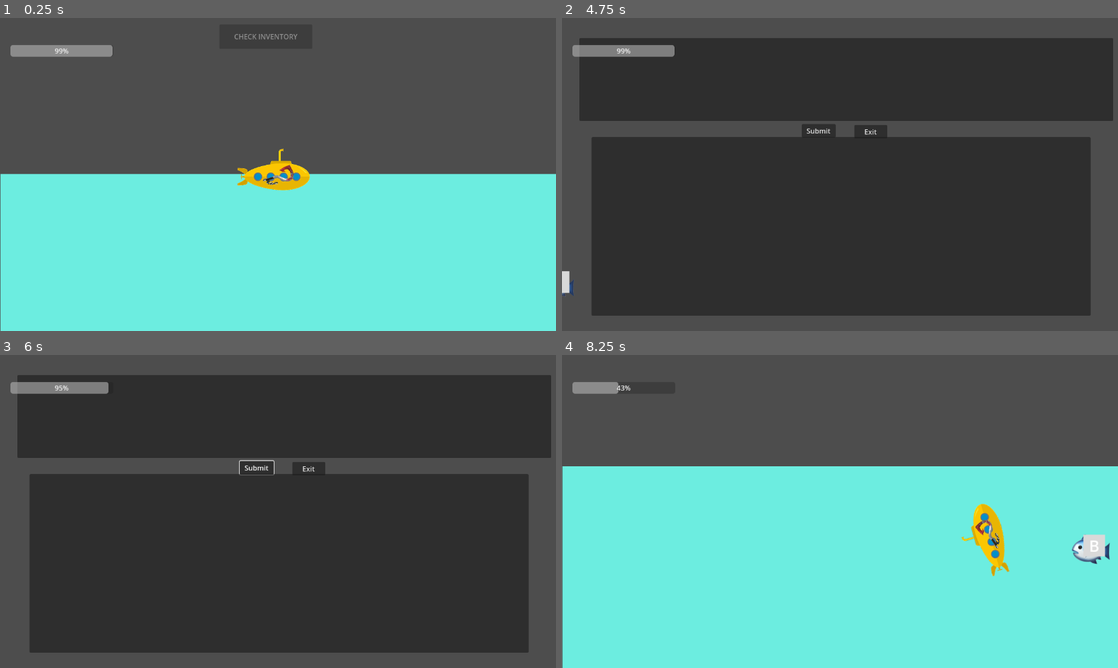
Above: before the commit, frames 1-4 (two rows, left to right).
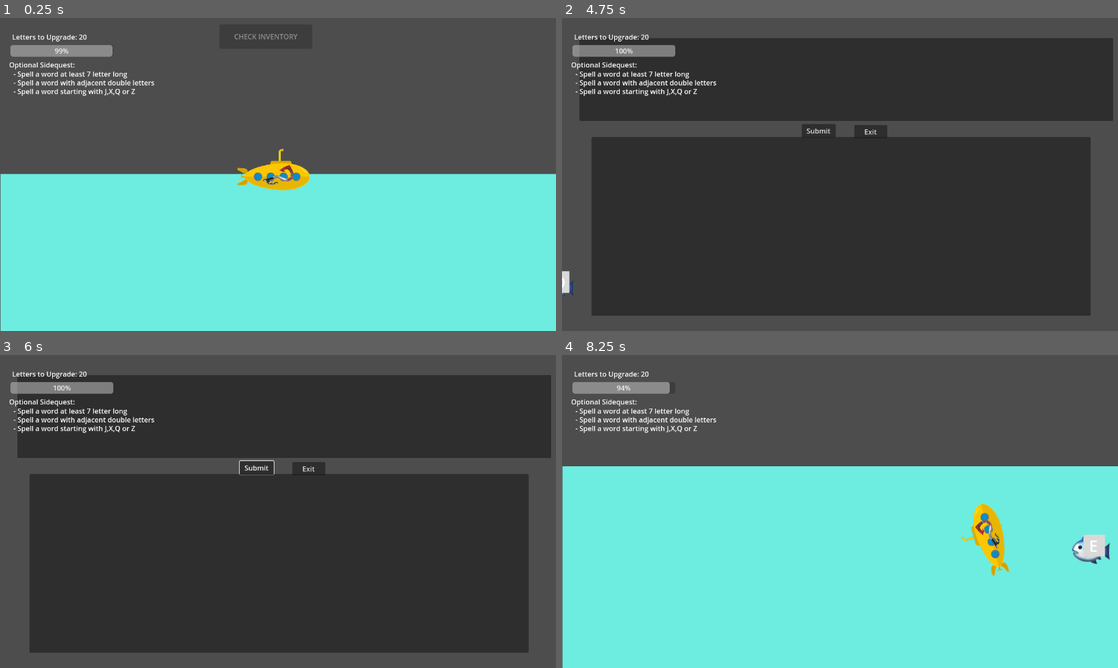
Above: after the commit, the same moments.

Repository: fruttz/GMTK-2026
Game: Godot game, scene res://Scenes/dive_screen.tscn
Same seed, same stepped clock (60 frames per second), same inputs: the game is played once before the commit and once after it.
Inputs (mouse positions are in pixels of both pictures, inside the frame that each line leads up to):
- Up to frame 1 (0.25 s): no input
- Up to frame 2 (4.75 s): tap Enter at 0.5 s; move the mouse to (962, 158) at 0.52 s; hold D (move_right) 0.53-1.25 s; hold Tab (spelling_game) 0.53-1.25 s; click (962, 158) at 0.67 s; drag from (728, 190) to (873, 174) at 1.27 s; move the mouse to (895, 105) at 2.02 s; hold D (move_right) 2.03-2.75 s; hold Left (rotate_minus) 2.03-2.75 s; tap Tab (spelling_game) at 2.3 s; drag from (812, 237) to (945, 174) at 2.77 s; move the mouse to (1006, 221) at 3.52 s; hold A (move_left) 3.53-4.25 s; hold Tab (spelling_game) 3.53-4.25 s; tap Y (suicide_key) at 4.15 s; click "CHECK INVENTORY" at 4.25 s
- Up to frame 3 (6 s): click "Submit" at 5 s; drag from (111, 464) to (283, 417) at 5.77 s
- Up to frame 4 (8.25 s): tap Space (launch_harpoon) at 6.5 s; move the mouse to (867, 511) at 6.52 s; hold S (move_down) 6.53-7.25 s; hold Tab (spelling_game) 6.53-7.25 s; click (867, 511) at 6.67 s; drag from (756, 433) to (984, 533) at 7.27 s; move the mouse to (962, 495) at 8.02 s; hold U (upgrade_key) from 8.03 s (still down); hold Left (rotate_minus) from 8.03 s (still down)

The runs differ from the first frame. In frame 1, 0.8% of the frame differs, in the area x 1-28%, y 5-25%; in frame 2, 0.9%; in frame 3, 0.9%; in frame 4, 1.2%, in the area x 1-97%, y 5-63%.

Commit message:
added progress for updgrades and missions

Diff:
--- a/dictionautica/Scenes/Inventory.tscn
+++ b/dictionautica/Scenes/Inventory.tscn
@@ -17,14 +17,14 @@
 offset_bottom = 247.0
 text = "Exit"
 
-[node name="Letter_Panel" type="Panel" parent="."]
-offset_left = 2.0
-offset_top = 245.0
-offset_right = 1151.0
-offset_bottom = 656.0
-
 [node name="Letter_Container" type="Node2D" parent="."]
 position = Vector2(0, 1)
 script = ExtResource("3_4v8qb")
 
+[node name="Letter_Panel" type="Panel" parent="Letter_Container"]
+offset_left = 2.0
+offset_top = 244.0
+offset_right = 1151.0
+offset_bottom = 655.0
+
 [connection signal="button_down" from="Exit" to="." method="_on_exit_button_down"]
--- a/dictionautica/Scenes/dive_screen.gd
+++ b/dictionautica/Scenes/dive_screen.gd
@@ -8,6 +8,9 @@
 var oxygen: float = 30
 var oxygen_max: float = 30
 var oxygen_increment: int = 30
+var upgrade_increment = 0
+var score = 20
+var offset_score = 0
 
 var letter_array : Array[String] = []
 var type_array : Array[int] = []
@@ -23,10 +26,32 @@
 
 signal oxygen_refilled
 
+func _ready() -> void:
+	$Inventory.connect("mission1_upgrade", Callable(self, "mission1_upgrade"))
+	$Inventory.connect("mission2_upgrade", Callable(self, "mission2_upgrade"))
+	$Inventory.connect("mission3_upgrade", Callable(self, "mission3_upgrade"))
+
 #remove keynya di build final, these are debug buttons
 func _unhandled_input(event: InputEvent) -> void:
 	if event.is_action_pressed("upgrade_key"):
-		main_upgrade()
+		if score == 0:
+			main_upgrade()
+			upgrade_increment += 1
+			if upgrade_increment == 1:
+				score = 40 - offset_score
+				$UILayer/Score.text = "Letters to Upgrade: " + str(score)
+			elif upgrade_increment == 2:
+				score = 60 - offset_score
+				$UILayer/Score.text = "Letters to Upgrade: " + str(score)
+			elif upgrade_increment == 3:
+				score = 80 - offset_score
+				$UILayer/Score.text = "Letters to Victory: " + str(score)
+			elif upgrade_increment == 4:
+				upgrade_increment = 0
+				score = 20
+				$UILayer/Score.text = "Letters to Upgrade: " + str(score)
+			offset_score = 0
+			oxygen = oxygen_max
 	if event.is_action_pressed("suicide_key"):
 		submarine_died()
 	if event.is_action_pressed("suffocate_key"):
@@ -34,8 +59,7 @@
 
 func submarine_died():
 #Reset Inventory dan respawn submarinenya
-	var letter_array  = []
-	var type_array = []
+	letter_array.clear()
 	$Submarine.die()
 	print("you dieded")
 #note to self: kasih juice lah biar mati kerasa kaya mati
@@ -47,6 +71,7 @@
 	if oxygen_tier < 3:
 		oxygen_tier += 1
 		oxygen_max += oxygen_increment
+
 
 func _physics_process(delta: float) -> void:
 	#Horizontal Sub Capping
@@ -72,7 +97,7 @@
 		$Submarine/Camera2D.position.y = 0
 
 	#Oxygen Depletion
-	if not surfacing:
+	if not surfacing and $Inventory.visible == false:
 		oxygen-=delta
 	if oxygen < 0:
 		submarine_died()
@@ -112,16 +137,25 @@
 	else:
 		$Inventory_Button.disabled = true
 
+	if score <= 0 and upgrade_increment < 3:
+		score = 0
+		$UILayer/Score.text = "Press 'U' to Upgrade!"
+	elif score <= 0 and upgrade_increment >= 3:
+		score = 0
+		$UILayer/Score.text = "Press 'U' to Win!"
+
 func  _input(event: InputEvent) -> void:
 	if event.is_action_pressed("spelling_game"):
 		if $Inventory.visible == true:
 			$Inventory.visible = false
 			$Submarine/Camera2D.make_current()
+			oxygen = oxygen_max
 		elif surfacing:
 			$Inventory.visible = true
 			$Inventory/Camera2D.make_current()
 			$Inventory.setup(letter_array)
 			letter_array.clear()
+
 
 func store(fish):
 	#function untuk nyetor data ikan
@@ -129,6 +163,21 @@
 	type_array.append(fish.type)
 	fish_array.erase(fish)
 	fish.queue_free()
+
+func mission1_upgrade():
+	print("mission1 upgrade")
+	$Submarine.speed_tier += 1
+	$UILayer/Mission/Mission1.text = "- [s]Spell a word at least 7 letter long[/s]"
+
+func mission2_upgrade():
+	print("mission2 upgrade")
+	$Submarine.omega_speed_tier += 1
+	$UILayer/Mission/Mission2.text = "- [s]Spell a word with adjacent double letters[/s]"
+
+func mission3_upgrade():
+	print("mission3 upgrade")
+	$Submarine.arm_range_tier += 1
+	$UILayer/Mission/Mission3.text = "- [s]Spell a word starting with J,X,Q or Z[/s]"
 
 func ready():
 	spawn($Spawner1, 1)
--- a/dictionautica/Scenes/dive_screen.tscn
+++ b/dictionautica/Scenes/dive_screen.tscn
@@ -61,6 +61,49 @@
 offset_bottom = -211.0
 metadata/_edit_use_anchors_ = true
 
+[node name="Score" type="RichTextLabel" parent="UILayer"]
+offset_left = 28.0
+offset_top = -268.0
+offset_right = 222.0
+offset_bottom = -241.0
+text = "Letters to Upgrade: 20"
+
+[node name="Mission" type="RichTextLabel" parent="UILayer"]
+offset_left = 21.0
+offset_top = -204.0
+offset_right = 597.0
+offset_bottom = -93.0
+bbcode_enabled = true
+text = "Optional Sidequest:
+"
+
+[node name="Mission1" type="RichTextLabel" parent="UILayer/Mission"]
+layout_mode = 0
+offset_left = 10.0
+offset_top = 21.0
+offset_right = 294.0
+offset_bottom = 50.0
+bbcode_enabled = true
+text = "- Spell a word at least 7 letter long"
+
+[node name="Mission2" type="RichTextLabel" parent="UILayer/Mission"]
+layout_mode = 0
+offset_left = 10.0
+offset_top = 41.0
+offset_right = 346.0
+offset_bottom = 70.0
+bbcode_enabled = true
+text = "- Spell a word with adjacent double letters"
+
+[node name="Mission3" type="RichTextLabel" parent="UILayer/Mission"]
+layout_mode = 0
+offset_left = 10.0
+offset_top = 61.0
+offset_right = 346.0
+offset_bottom = 90.0
+bbcode_enabled = true
+text = "- Spell a word starting with J,X,Q or Z"
+
 [node name="Inventory" parent="." instance=ExtResource("4_lkrc6")]
 process_mode = 3
 visible = false
--- a/dictionautica/Scenes/inventory.gd
+++ b/dictionautica/Scenes/inventory.gd
@@ -1,9 +1,24 @@
 extends Node2D
 
+signal mission1_upgrade
+signal mission2_upgrade
+signal mission3_upgrade
 
 func setup(letter_array) -> void:
 	$Letter_Container.setup(letter_array)
 
+func set_score(new_score):
+	if new_score > $"..".score:
+		$"..".offset_score = new_score - $"..".score
+		$"..".score -= $"..".score
+	else:
+		$"..".score -= new_score
+	$"../UILayer/Score".text = "Letters to Upgrade: " + str($"..".score)
+
+func get_score():
+	return $"..".score
+
 func _on_exit_button_down() -> void:
 	self.visible = false
 	get_parent().get_node("Submarine/Camera2D").make_current()
+	$"..".oxygen = $"..".oxygen_max
--- a/dictionautica/Scenes/l_container.gd
+++ b/dictionautica/Scenes/l_container.gd
@@ -12,8 +12,8 @@
 	var rng = RandomNumberGenerator.new()
 	var pos : Vector2
 	for l in possible_letters:
-		var x = rng.randf_range($"../Letter_Panel".position.x + 64, $"../Letter_Panel".size.x - 64)
-		var y = rng.randf_range($"../Letter_Panel".position.y + 64, $"../Letter_Panel".size.y - 64)
+		var x = rng.randf_range($Letter_Panel.position.x + 64, $Letter_Panel.size.x - 64)
+		var y = rng.randf_range($Letter_Panel.position.y + 64, $Letter_Panel.size.y - 64)
 		pos.x = x
 		pos.y = y
 		add_letters(l, pos)
--- a/dictionautica/Scenes/w_container.gd
+++ b/dictionautica/Scenes/w_container.gd
@@ -1,6 +1,9 @@
 extends Node2D
 
 var bodies = []
+var mission1 = false
+var mission2 = false
+var mission3 = false
 
 func _on_area_2d_body_shape_entered(_body_rid: RID, body: Node2D, _body_shape_index: int, _local_shape_index: int) -> void:
 	bodies.append(body)
@@ -25,9 +28,29 @@
 	var word = "".join(letters)
 	return word
 
+func check_adjacent_duplicate(array):
+	for e in range(0, array.size() - 1):
+		if array[e] == array[e+1]:
+			return true
+	return false
+
 func _on_submit_button_down() -> void:
-	if read_letters() in compare_dict():
-		print(read_letters())
+	var word = read_letters()
+	var word_array = word.split("")
+	if word in compare_dict():
+		if !mission1 and word_array.size() >= 7:
+			mission1 = true
+			print("mission 1 accomplished")
+			$"..".mission1_upgrade.emit()
+		elif !mission2 and check_adjacent_duplicate(word_array):
+			mission2 = true
+			print("mission 2 accomplished")
+			$"..".mission2_upgrade.emit()
+		elif !mission3 and word_array[0] in ["J", "X", "Q", "Z"]:
+			print("mission 3 accomplished")
+			mission3 = true
+			$"..".mission3_upgrade.emit()
+		get_parent().set_score(word_array.size())
 		for b in bodies:
 			b.queue_free()
 	else:
--- a/dictionautica/Scripts/letterfish.gd
+++ b/dictionautica/Scripts/letterfish.gd
@@ -7,7 +7,32 @@
 var v_bias : float = 5
 var alive : bool = true
 
-var letter : String = ["A", "B", "C", "D", "E", "F", "G", "H", "I", "J", "K", "L", "M", "N", "O", "P", "Q", "R", "S", "T", "U", "V", "W", "X", "Y", "Z"].pick_random()
+var letter : String = ["A", "A", "A", "A", "A", "A", "A", "A", "A",
+  "B", "B",
+  "C", "C",
+  "D", "D", "D", "D",
+  "E", "E", "E", "E", "E", "E", "E", "E", "E", "E", "E", "E",
+  "F", "F",
+  "G", "G", "G",
+  "H", "H",
+  "I", "I", "I", "I", "I", "I", "I", "I", "I",
+  "J",
+  "K",
+  "L", "L", "L", "L",
+  "M", "M",
+  "N", "N", "N", "N", "N", "N",
+  "O", "O", "O", "O", "O", "O", "O", "O",
+  "P", "P",
+  "Q",
+  "R", "R", "R", "R", "R", "R",
+  "S", "S", "S", "S",
+  "T", "T", "T", "T", "T", "T",
+  "U", "U", "U", "U",
+  "V", "V",
+  "W", "W",
+  "X",
+  "Y", "Y",
+  "Z"].pick_random()
 
 enum types {MOLA}
 var type : int = types.MOLA
